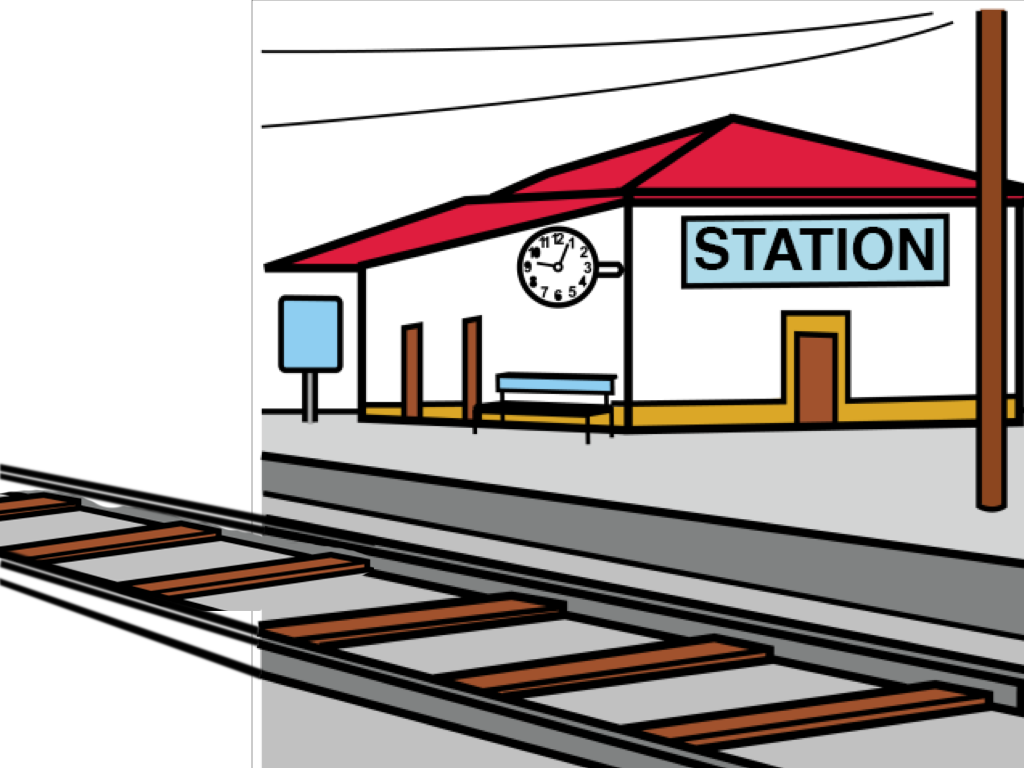
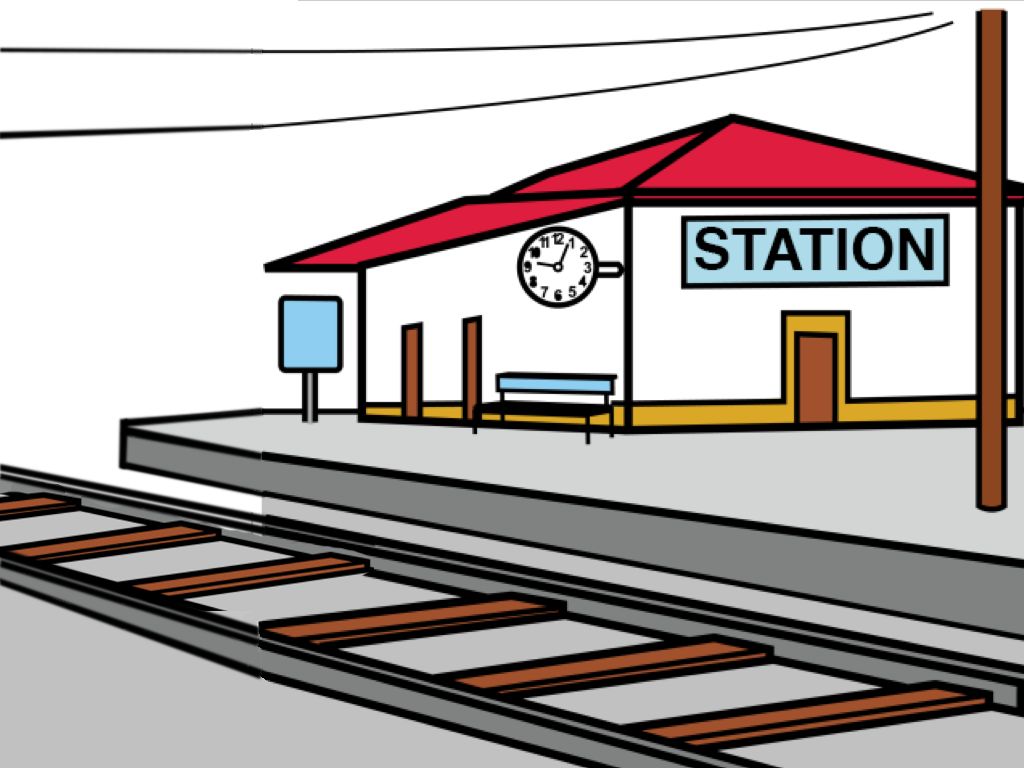
Comparing the layer stacks of the two w=1024, h=768 images. Changes:
added layer "Layer 15" above "Layer 4" over [118,405,268,500]
moved "Layer 5" above "Layer 16" over [0,558,262,649]
added layer "Layer 14" above "Layer 13" over [0,0,298,768]
added layer "Layer 13" above "Layer 12" over [117,416,131,472]
added layer "Layer 12" above "Layer 11" over [118,458,268,499]
added layer "Layer 11" above "Layer 10" over [121,407,265,430]
added layer "Layer 10" above "Layer 9" over [118,423,264,463]
added layer "Layer 9" above "Layer 8" over [0,45,265,56]
added layer "Layer 8" above "Layer 17" over [0,122,265,142]
added layer "Layer 17" above "Layer 0" over [122,415,268,492]
